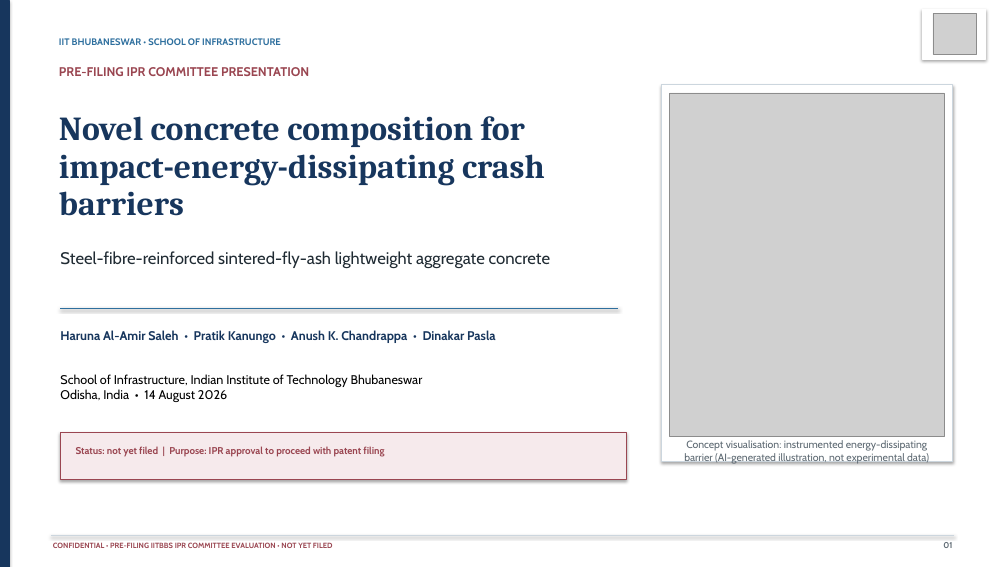
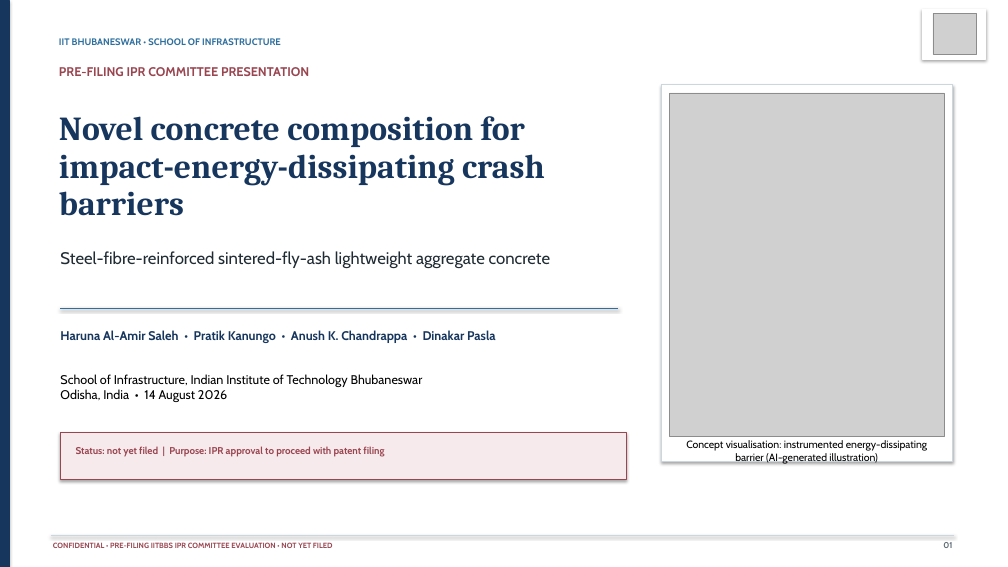
Before and after one commit to AarkaSon/Abba-ko-kassoo, a slide deck: slide 1 of IITBBS_Impact_Dissipating_Crash_Barrier_Internal_Confidential.pptx. Drawn at 1008x567 pixels with LibreOffice and Linux fonts; fonts in the diff are those of the drawing; grey boxes stand for pictures. Boxes give left, top, right and bottom in pixels: in the first picture for what was removed or moved away, otherwise in the second. Text is boxed around its words. In the diff, an @@ line names an element or a change of style, - is before the commit and + after.

```diff
--- a/IITBBS_Impact_Dissipating_Crash_Barrier_Internal_Confidential.pptx
+++ b/IITBBS_Impact_Dissipating_Crash_Barrier_Internal_Confidential.pptx
@@ text at (686,440,927,464): text changed; text colour #5D6972 to #000000 @@
-Concept visualisation: instrumented energy-dissipating barrier (AI-generated illustration, not experimental data)
+Concept visualisation: instrumented energy-dissipating barrier (AI-generated illustration)
```
Also in this commit, not shown: 4 other files.
